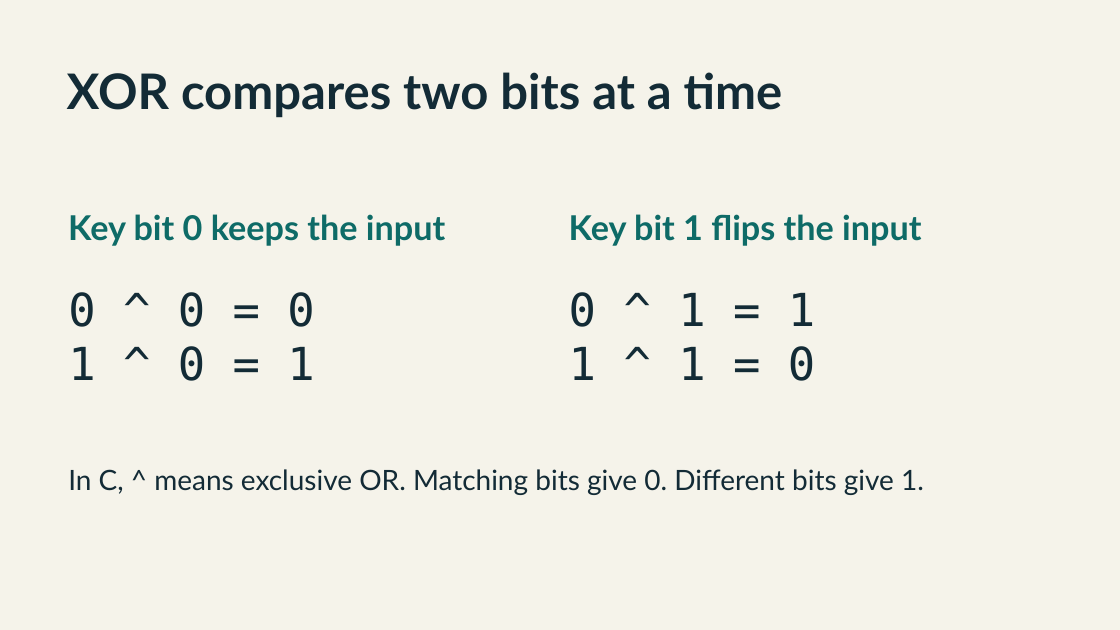
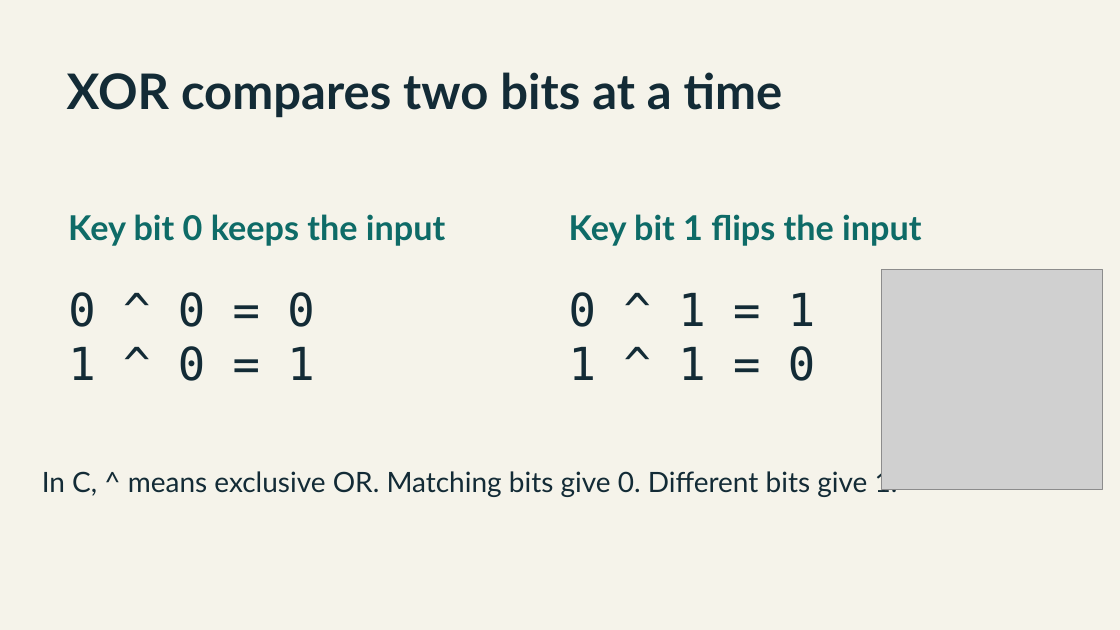
Before and after one commit to Amoji325/comp211-xor-demo, a slide deck: slide 2 of xor-slides.pptx. Drawn at 1120x630 pixels with LibreOffice and Linux fonts; fonts in the diff are those of the drawing; grey boxes stand for pictures. Boxes give left, top, right and bottom in pixels: in the first picture for what was removed or moved away, otherwise in the second. Text is boxed around its words. In the diff, an @@ line names an element or a change of style, - is before the commit and + after.

```diff
--- a/xor-slides.pptx
+++ b/xor-slides.pptx
@@ picture added at [881, 270, 1102, 490] @@
@@ text "In C, ^ means exclusive ...": place and size @@
-text "In C, ^ means exclusive ..." at [68, 469, 924, 495]
+text "In C, ^ means exclusive ..." at [42, 468, 898, 497]
```
Also in this commit, not shown: 2 other slides changed, 3 slides added.
